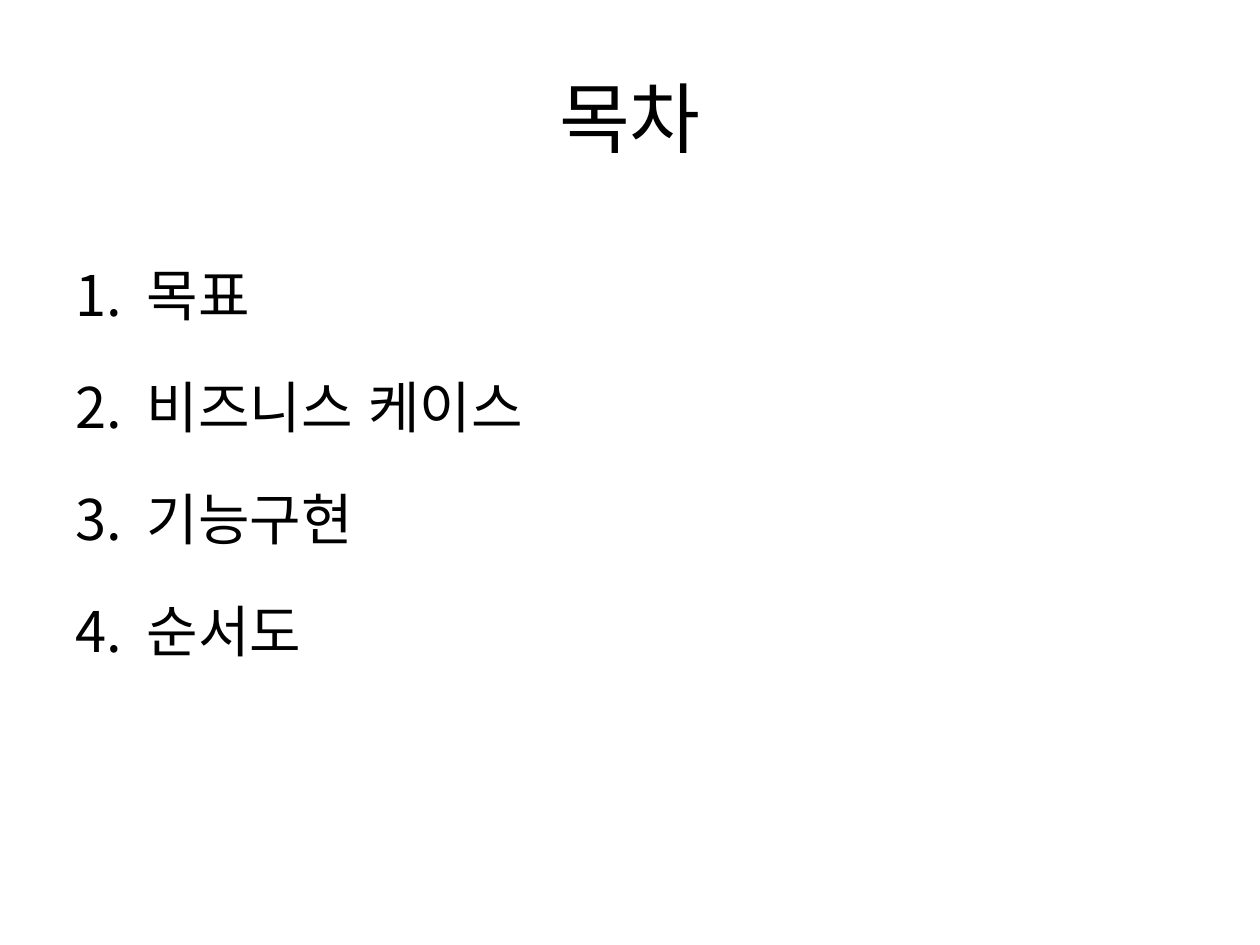
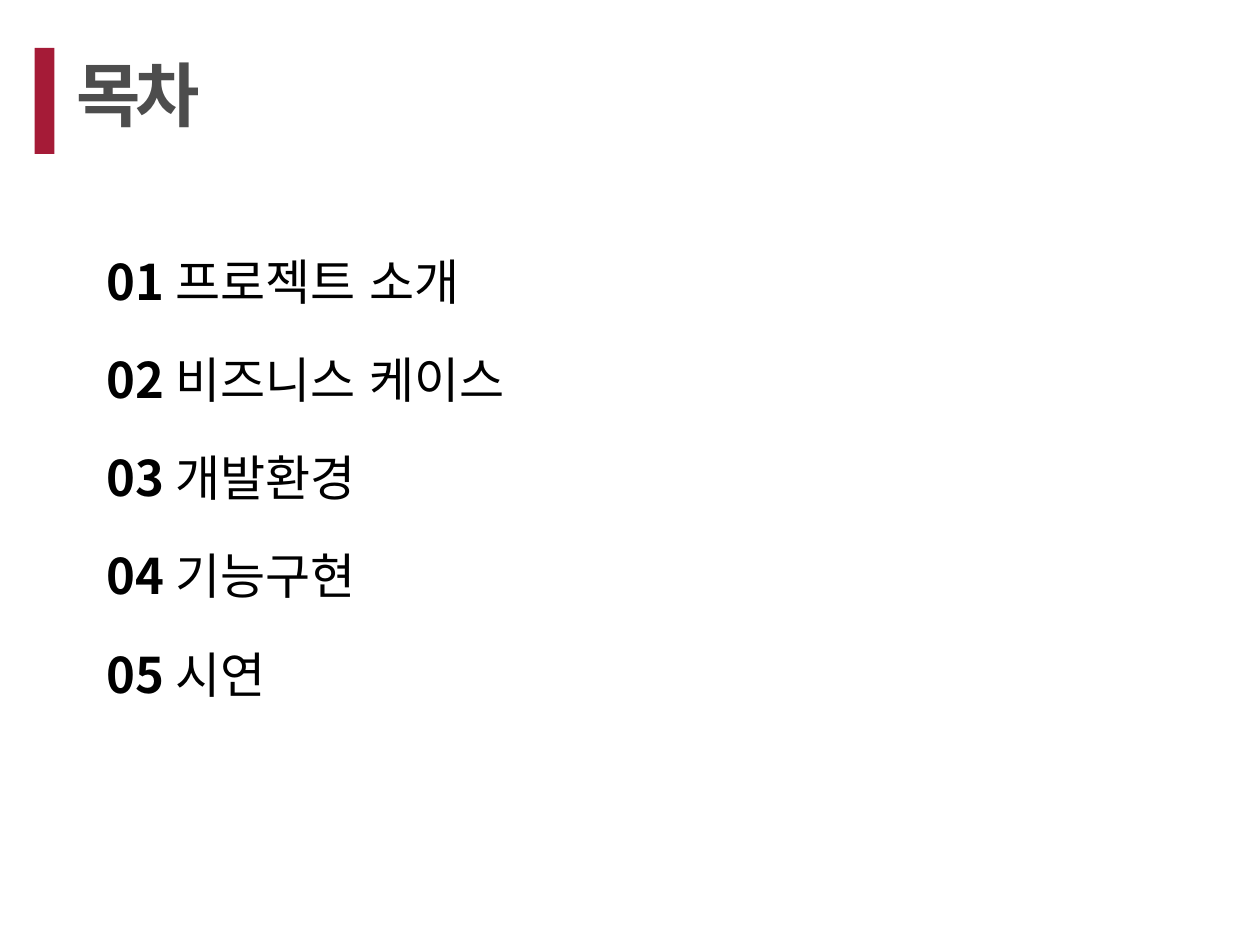
Before and after one commit to choitom/LG_SW_SMART_DOOR, a slide deck: slide 3 of smart_door.pptx (slide 2 before the commit). Drawn at 1260x945 pixels with LibreOffice and Linux fonts; fonts in the diff are those of the drawing. Boxes give left, top, right and bottom in pixels: in the first picture for what was removed or moved away, otherwise in the second. Text is boxed around its words. In the diff, an @@ line names an element or a change of style, - is before the commit and + after.

```diff
--- a/smart_door.pptx
+++ b/smart_door.pptx
@@ rectangle added at bbox=[35, 48, 55, 154], fill #A51B37 @@
@@ text "목차": place and size @@
-text "목차" at bbox=[559, 83, 701, 153]
+text "목차" at bbox=[77, 62, 200, 128]
@@ text "목차" at bbox=[77, 62, 200, 128]: size 44 to 40 pt, text colour #000000 to #4D4D4D, letter spacing 0 to -3 pt, bold on; alignment centre to justified; vertical alignment middle to top @@
@@ text at bbox=[107, 259, 504, 697]: text changed; size 32 to 28 pt @@
-1. 목표
-2. 비즈니스 케이스
-3. 기능구현
-4. 순서도
+01 프로젝트 소개
+02 비즈니스 케이스
+03 개발환경
+04 기능구현
+05 시연
```
Also in this commit, not shown: 3 other slides changed, 15 slides added, 4 slides removed.
